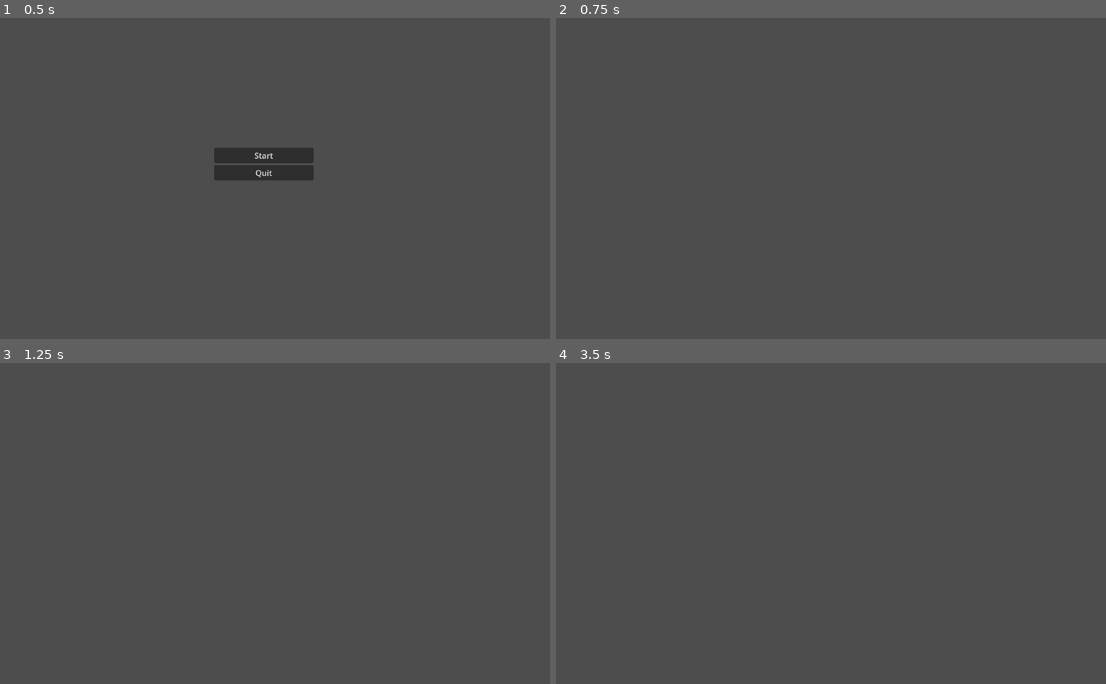
Above: before the commit, frames 1-4 (two rows, left to right).
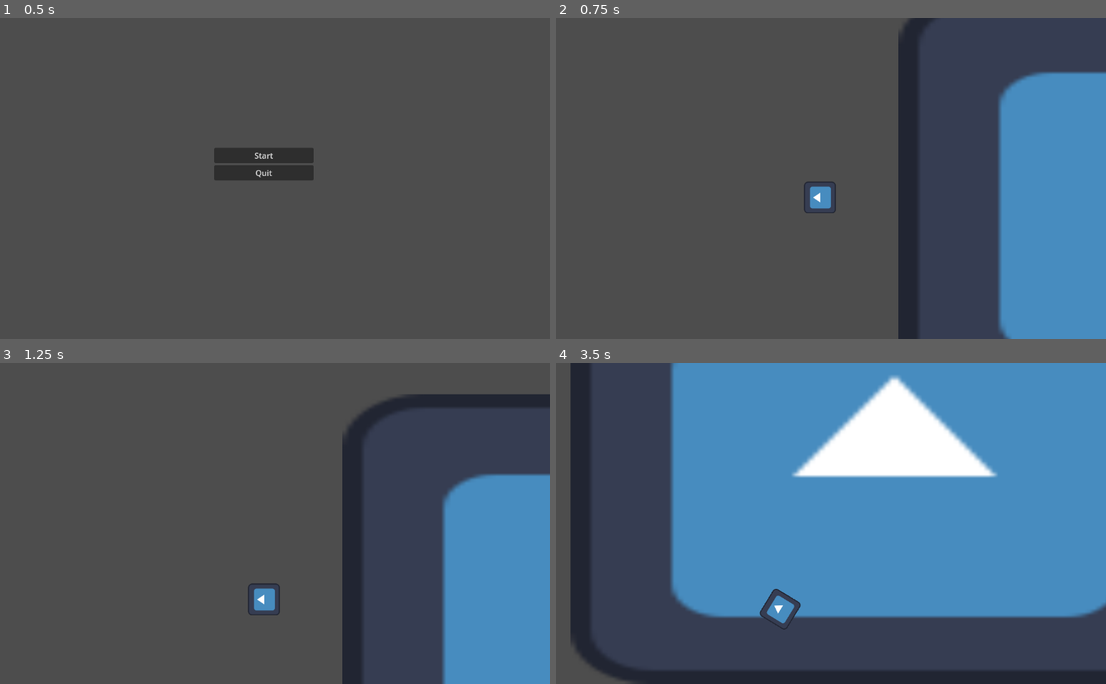
Above: after the commit, the same moments.

Repository: beabadoobee300/gmtk-2025
Game: Godot game, scene res://scenes/main.tscn
The game is run twice, just before and just after one commit, with the same random seed, the same clock (stepped at 60 frames per second) and the same inputs. The engine's default icon, where the game draws it, is replaced by a stand-in: a white triangle on a blue panel in a dark square.
Inputs (mouse positions are in pixels of both pictures, inside the frame that each line leads up to):
- Up to frame 1 (0.5 s): no input
- Up to frame 2 (0.75 s): click "Start" at 0.5 s
- Up to frame 3 (1.25 s): no input
- Up to frame 4 (3.5 s): move the mouse to (946, 507) at 1.27 s; hold D (right, bound only after the commit) 1.28-2.03 s; move the mouse to (704, 539) at 2.02 s; hold Down (down, bound only after the commit) 2.03-2.78 s; move the mouse to (875, 452) at 2.77 s; hold D (right, bound only after the commit) from 2.78 s (still down)

Frame 1 is identical in both runs. In frame 2, 21% of the frame differs, in the area x 45-100%, y 0-100%; in frame 3, 18%; in frame 4, 71%, in the area x 2-100%, y 0-100%.

Commit message:
top down player controller

Diff:
--- a/project.godot
+++ b/project.godot
@@ -14,3 +14,30 @@
 run/main_scene="uid://cqbs5p22m24g8"
 config/features=PackedStringArray("4.4", "Forward Plus")
 config/icon="res://icon.svg"
+
+[input]
+
+left={
+"deadzone": 0.2,
+"events": [Object(InputEventKey,"resource_local_to_scene":false,"resource_name":"","device":-1,"window_id":0,"alt_pressed":false,"shift_pressed":false,"ctrl_pressed":false,"meta_pressed":false,"pressed":false,"keycode":0,"physical_keycode":65,"key_label":0,"unicode":97,"location":0,"echo":false,"script":null)
+, Object(InputEventKey,"resource_local_to_scene":false,"resource_name":"","device":-1,"window_id":0,"alt_pressed":false,"shift_pressed":false,"ctrl_pressed":false,"meta_pressed":false,"pressed":false,"keycode":0,"physical_keycode":4194319,"key_label":0,"unicode":0,"location":0,"echo":false,"script":null)
+]
+}
+right={
+"deadzone": 0.2,
+"events": [Object(InputEventKey,"resource_local_to_scene":false,"resource_name":"","device":-1,"window_id":0,"alt_pressed":false,"shift_pressed":false,"ctrl_pressed":false,"meta_pressed":false,"pressed":false,"keycode":0,"physical_keycode":68,"key_label":0,"unicode":100,"location":0,"echo":false,"script":null)
+, Object(InputEventKey,"resource_local_to_scene":false,"resource_name":"","device":-1,"window_id":0,"alt_pressed":false,"shift_pressed":false,"ctrl_pressed":false,"meta_pressed":false,"pressed":false,"keycode":0,"physical_keycode":4194321,"key_label":0,"unicode":0,"location":0,"echo":false,"script":null)
+]
+}
+down={
+"deadzone": 0.2,
+"events": [Object(InputEventKey,"resource_local_to_scene":false,"resource_name":"","device":-1,"window_id":0,"alt_pressed":false,"shift_pressed":false,"ctrl_pressed":false,"meta_pressed":false,"pressed":false,"keycode":0,"physical_keycode":4194322,"key_label":0,"unicode":0,"location":0,"echo":false,"script":null)
+, Object(InputEventKey,"resource_local_to_scene":false,"resource_name":"","device":-1,"window_id":0,"alt_pressed":false,"shift_pressed":false,"ctrl_pressed":false,"meta_pressed":false,"pressed":false,"keycode":0,"physical_keycode":83,"key_label":0,"unicode":115,"location":0,"echo":false,"script":null)
+]
+}
+up={
+"deadzone": 0.2,
+"events": [Object(InputEventKey,"resource_local_to_scene":false,"resource_name":"","device":-1,"window_id":0,"alt_pressed":false,"shift_pressed":false,"ctrl_pressed":false,"meta_pressed":false,"pressed":false,"keycode":0,"physical_keycode":87,"key_label":0,"unicode":119,"location":0,"echo":false,"script":null)
+, Object(InputEventKey,"resource_local_to_scene":false,"resource_name":"","device":-1,"window_id":0,"alt_pressed":false,"shift_pressed":false,"ctrl_pressed":false,"meta_pressed":false,"pressed":false,"keycode":0,"physical_keycode":4194320,"key_label":0,"unicode":0,"location":0,"echo":false,"script":null)
+]
+}
--- a/scenes/game.tscn
+++ b/scenes/game.tscn
@@ -1,6 +1,16 @@
-[gd_scene load_steps=2 format=3 uid="uid://cxlkv2rl8ewsg"]
+[gd_scene load_steps=4 format=3 uid="uid://cxlkv2rl8ewsg"]
 
 [ext_resource type="Script" uid="uid://ktdddoytcvaj" path="res://scripts/game.gd" id="1_uwrxv"]
+[ext_resource type="PackedScene" uid="uid://dnjqxwrkqym37" path="res://scenes/player.tscn" id="2_yqjtg"]
+[ext_resource type="Texture2D" uid="uid://b7jpg6lh65cui" path="res://icon.svg" id="3_lbhrr"]
 
 [node name="Game" type="Node2D"]
 script = ExtResource("1_uwrxv")
+
+[node name="Player" parent="." instance=ExtResource("2_yqjtg")]
+
+[node name="Icon" type="Sprite2D" parent="."]
+show_behind_parent = true
+position = Vector2(810.5, 18.5)
+scale = Vector2(10.1953, 6.75781)
+texture = ExtResource("3_lbhrr")
--- /dev/null
+++ b/scenes/player.tscn
@@ -0,0 +1,23 @@
+[gd_scene load_steps=4 format=3 uid="uid://dnjqxwrkqym37"]
+
+[ext_resource type="Script" uid="uid://cbnukj7hwtw8h" path="res://scripts/player.gd" id="1_g2els"]
+[ext_resource type="Texture2D" uid="uid://b7jpg6lh65cui" path="res://icon.svg" id="2_qhqgy"]
+
+[sub_resource type="RectangleShape2D" id="RectangleShape2D_dqkch"]
+size = Vector2(63, 63)
+
+[node name="Player" type="Node2D"]
+
+[node name="CharacterBody2D" type="CharacterBody2D" parent="."]
+script = ExtResource("1_g2els")
+
+[node name="CollisionShape2D" type="CollisionShape2D" parent="CharacterBody2D"]
+position = Vector2(-0.5, 0.5)
+shape = SubResource("RectangleShape2D_dqkch")
+
+[node name="Sprite2D" type="Sprite2D" parent="CharacterBody2D"]
+position = Vector2(-0.125, 0.125001)
+scale = Vector2(0.5, 0.5)
+texture = ExtResource("2_qhqgy")
+
+[node name="Camera2D" type="Camera2D" parent="CharacterBody2D"]
--- /dev/null
+++ b/scripts/player.gd
@@ -0,0 +1,35 @@
+extends CharacterBody2D
+
+@onready var camera: Camera2D = $Camera2D
+
+@export var speed = 400
+@export var camera_look_ahead_distance = 200
+@export var camera_follow_speed = 5.0
+
+func get_input():
+	# movement
+	var input_direction = Input.get_vector("left", "right", "up", "down")
+	velocity = input_direction * speed
+	# rotation
+	var mouse_pos = get_global_mouse_position();
+	var direction_to_mouse = (mouse_pos - global_position).normalized();
+	rotation = direction_to_mouse.angle();
+
+func _physics_process(delta):
+	get_input()
+	update_camera_position(delta)
+	move_and_slide()
+
+func update_camera_position(delta):
+	# Get mouse position relative to player
+	var mouse_pos = get_global_mouse_position()
+	var mouse_direction = (mouse_pos - global_position).normalized()
+
+	# Calculate target camera offset (limited by look_ahead_distance)
+	var target_offset = mouse_direction * min(
+		global_position.distance_to(mouse_pos),
+		camera_look_ahead_distance
+	)
+
+	# Smoothly move the camera offset toward the target
+	camera.offset = camera.offset.lerp(target_offset, camera_follow_speed * delta)
Binary file added: asssets/craftpix-net-169442-free-2d-top-down-pixel-dungeon-asset-pack/COUPON.png
Not shown, added: asssets/craftpix-net-169442-free-2d-top-down-pixel-dungeon-asset-pack/COUPON.png.import
Binary file added: asssets/craftpix-net-169442-free-2d-top-down-pixel-dungeon-asset-pack/PNG/Objects.png
Not shown, added: asssets/craftpix-net-169442-free-2d-top-down-pixel-dungeon-asset-pack/PNG/Objects.png.import
Binary file added: asssets/craftpix-net-169442-free-2d-top-down-pixel-dungeon-asset-pack/PNG/Water_coasts_animation.png
Not shown, added: asssets/craftpix-net-169442-free-2d-top-down-pixel-dungeon-asset-pack/PNG/Water_coasts_animation.png.import
Binary file added: asssets/craftpix-net-169442-free-2d-top-down-pixel-dungeon-asset-pack/PNG/decorative_cracks_coasts_animation.png
Not shown, added: asssets/craftpix-net-169442-free-2d-top-down-pixel-dungeon-asset-pack/PNG/decorative_cracks_coasts_animation.png.import
Binary file added: asssets/craftpix-net-169442-free-2d-top-down-pixel-dungeon-asset-pack/PNG/decorative_cracks_floor.png
Not shown, added: asssets/craftpix-net-169442-free-2d-top-down-pixel-dungeon-asset-pack/PNG/decorative_cracks_floor.png.import
Binary file added: asssets/craftpix-net-169442-free-2d-top-down-pixel-dungeon-asset-pack/PNG/decorative_cracks_walls.png
Not shown, added: asssets/craftpix-net-169442-free-2d-top-down-pixel-dungeon-asset-pack/PNG/decorative_cracks_walls.png.import
(and 56 more such lines)
